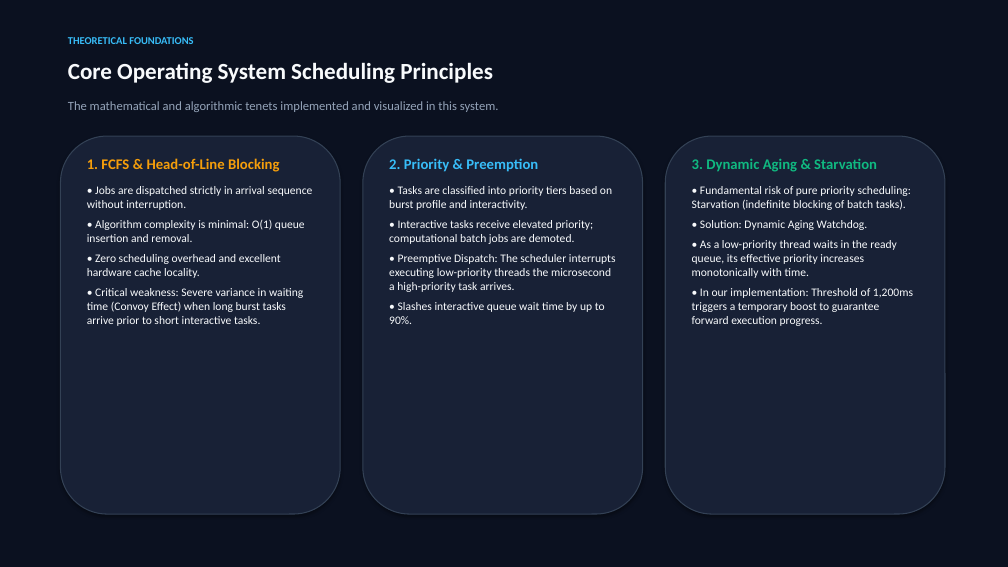
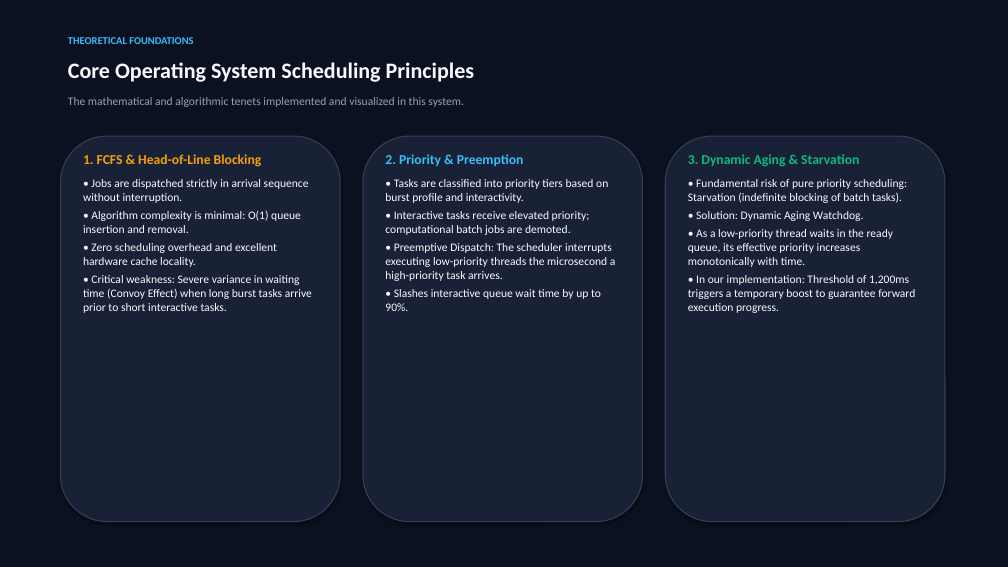
Before and after one commit to Aryan786122/adaptive-cpu-scheduling-optimizer, a slide deck: slide 3 of Adaptive_CPU_Scheduling_Optimizer_Presentation.pptx. Drawn at 1008x567 pixels with LibreOffice and Linux fonts; fonts in the diff are those of the drawing. Boxes give left, top, right and bottom in pixels: in the first picture for what was removed or moved away, otherwise in the second. Text is boxed around its words. In the diff, an @@ line names an element or a change of style, - is before the commit and + after.

Commit message:
Attach high-resolution screenshots of live browser benchmarks and theory lab to presentation deck

```diff
--- a/Adaptive_CPU_Scheduling_Optimizer_Presentation.pptx
+++ b/Adaptive_CPU_Scheduling_Optimizer_Presentation.pptx
@@ text "Core Operating System Scheduling Principles" at (68,62,475,82): size 22 to 21 pt @@
@@ text "The mathematical and algorithmic tenets ..." at (68,97,464,107): size 12 to 11 pt @@
@@ rounded rectangle: place and size @@
-rounded rectangle at (60,136,340,514)
+rounded rectangle at (60,136,340,522)
@@ text "1. FCFS & Head-of-Line Blocking" at (83,154,312,313): size 14 to 13 pt in "1. FCFS & Head-of-Line Blocking"; less space between paragraphs @@
@@ rounded rectangle: place and size @@
-rounded rectangle at (363,136,643,514)
+rounded rectangle at (363,136,643,522)
@@ text "2. Priority & Preemption" at (385,154,616,311): size 14 to 13 pt in "2. Priority & Preemption"; less space between paragraphs @@
@@ rounded rectangle: place and size @@
-rounded rectangle at (665,136,945,514)
+rounded rectangle at (665,136,945,522)
@@ text "3. Dynamic Aging & Starvation" at (688,154,915,313): size 14 to 13 pt in "3. Dynamic Aging & Starvation"; less space between paragraphs @@
```
Also in this commit, not shown: 7 other slides changed, 4 slides added, 2 slides removed, 12 other files.
